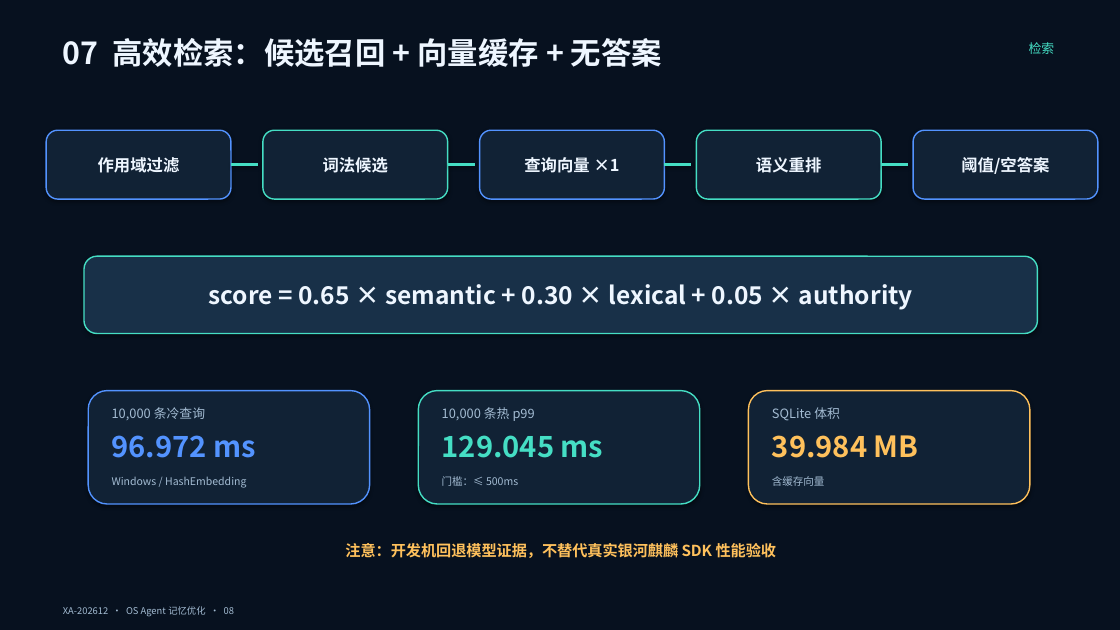
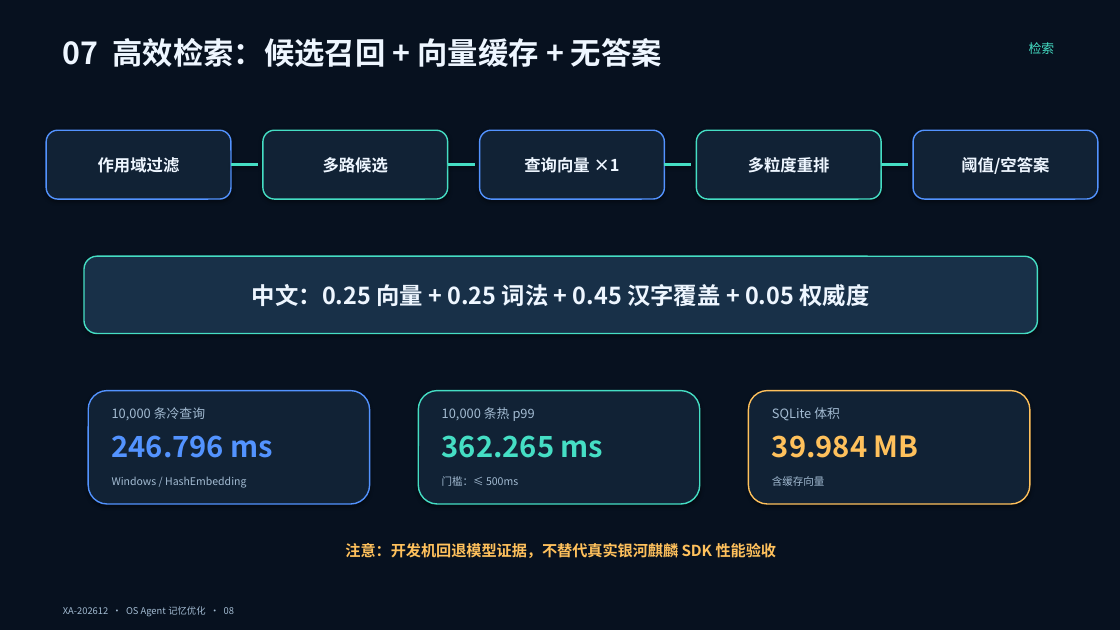
Before and after one commit to chanehwibo/tiaobei, a slide deck: slide 8 of deliverables/ppt/OS_Agent_记忆优化_答辩稿.pptx. Drawn at 1120x630 pixels with LibreOffice and Linux fonts; fonts in the diff are those of the drawing. Boxes give left, top, right and bottom in pixels: in the first picture for what was removed or moved away, otherwise in the second. Text is boxed around its words. In the diff, an @@ line names an element or a change of style, - is before the commit and + after.

```diff
--- a/deliverables/ppt/OS_Agent_记忆优化_答辩稿.pptx
+++ b/deliverables/ppt/OS_Agent_记忆优化_答辩稿.pptx
@@ text in rounded rectangle at bbox=[323, 157, 388, 173]: text changed @@
-词法候选
+多路候选
@@ text in rounded rectangle at bbox=[748, 157, 830, 173]: text changed @@
-语义重排
+多粒度重排
@@ text in rounded rectangle at bbox=[252, 284, 869, 306]: text changed; size 21 to 20 pt @@
-score = 0.65 × semantic + 0.30 × lexical + 0.05 × authority
+中文：0.25 向量 + 0.25 词法 + 0.45 汉字覆盖 + 0.05 权威度
@@ text at bbox=[112, 435, 274, 458]: text changed @@
-96.972 ms
+246.796 ms
@@ text at bbox=[442, 435, 604, 458]: text changed @@
-129.045 ms
+362.265 ms
```
Also in this commit, not shown: 5 other slides changed, 15 other files.
